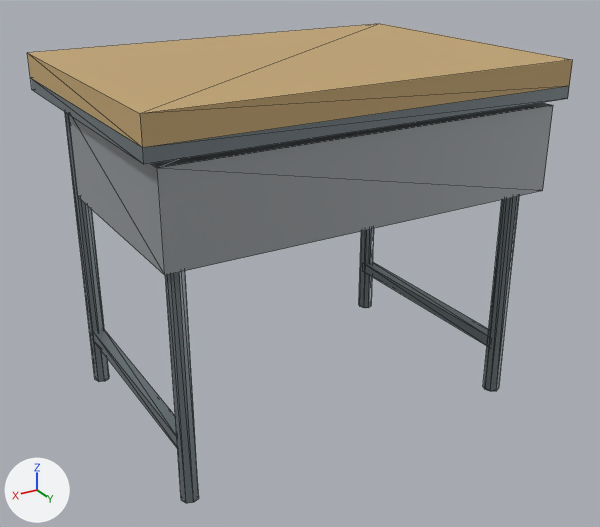
What one commit did to the glTF model public/assets/models/school/prop_desk.glb.
Before and after are seen from a 50 mm camera at (0.677, 1.148, 0.336) aimed at (0.002, 0.023, -0.226). The axes (+X, +Y, +Z) are drawn at lower left. The lights are the same throughout. The older version comes first. Mesh edges are drawn as thin lines. Vertices at exactly the same position are counted once.

The older version as bpy lines, for what is in view:
```python
mat_deskbox = principled_material('DeskBox')
mat_deskbox.base_color = (0.38, 0.4, 0.42)  # grey #a6aaad
mat_deskbox.metallic = 0.4
mat_desksteel = principled_material('DeskSteel')
mat_desksteel.base_color = (0.22, 0.26, 0.28)  # grey #818b90
mat_desksteel.metallic = 0.55
mat_desksteel.roughness = 0.42
mat_desktop = principled_material('DeskTop')
mat_desktop.base_color = (0.55, 0.38, 0.17)  # brown #c4a673
mat_desktop.roughness = 0.72
me_cube = bpy.data.meshes.new('Cube')
me_cube.from_pydata(...)  # 104 vertices, 172 faces; spans x -0.35..0.35, y -0.25..0.25, z -0.575..0.02
# faces by material slot: [12, 148, 12]
me_cube.materials.append(mat_desktop)  # brown #c4a673
me_cube.materials.append(mat_desksteel)  # grey #818b90
me_cube.materials.append(mat_deskbox)  # grey #a6aaad
ob_desk = bpy.data.objects.new('Desk', me_cube)
ob_desk.location = (0.0, 0.0, 0.1)
```
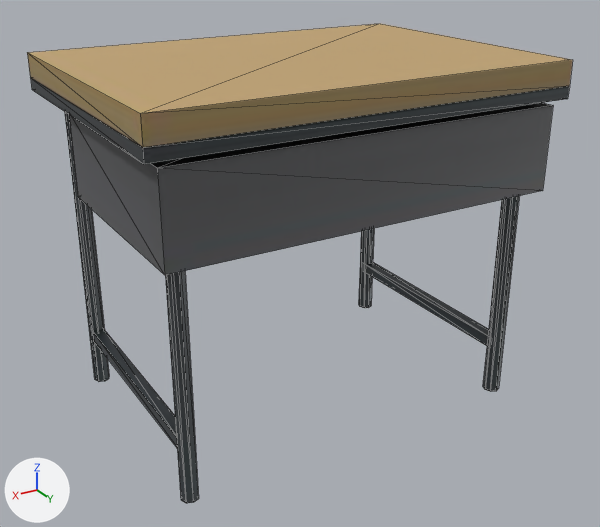
Where the newer file only moved an object's origin or applied its transform, the numbers keep the older frame.

Location of each change, (x1, y1, x2, y2) in pixels of the pictures (600 x 527 px; the box of a moved part takes in the faces that stretch with it):
'Desk', surface changed, reshaped (darker): (27, 24, 573, 503) in both
part 1 of me_cube, moved or reshaped: (30, 78, 569, 164) in both
part 2 of me_cube, surface changed (darker): (27, 52, 573, 503) in both

What changed in the scene script:
```text
Add img_desk_shade:
    img_desk_shade = load_image('Desk_Shade', '_unpacked/Desk_Shade', 512, 512, 'sRGB')
Change mat_desktop:
    remove mat_desktop.base_color = (0.55, 0.38, 0.17)  # brown #c4a673
    add mat_desktop.texture = img_desk_shade
Change mat_desksteel:
    remove mat_desksteel.base_color = (0.22, 0.26, 0.28)  # grey #818b90
    add mat_desksteel.texture = img_desk_shade
Change mat_deskbox:
    remove mat_deskbox.base_color = (0.38, 0.4, 0.42)  # grey #a6aaad
    add mat_deskbox.texture = img_desk_shade
Change me_cube:
    used by ob_desk; location = (0.0, 0.0, 0.1)
    remove me_cube.from_pydata(...)  # 104 vertices, 172 faces; spans x -0.35..0.35, y -0.25..0.25, z -0.575..0.02
    add me_cube.from_pydata(...)  # 100 vertices, 172 faces; spans x -0.35..0.35, y -0.25..0.25, z -0.575..0.02
    me_cube part 1
    4 vertices are removed from x -0.35..0.35, y -0.25..0.25, z -0.02
    10 faces are deleted
    10 new faces join them, mat_desksteel (picture img_desk_shade)
    me_cube part 2: 162 kept faces spanning x -0.35..0.35, y -0.25..0.25, z -0.575..0.02 get new texture (UV) coordinates
```
